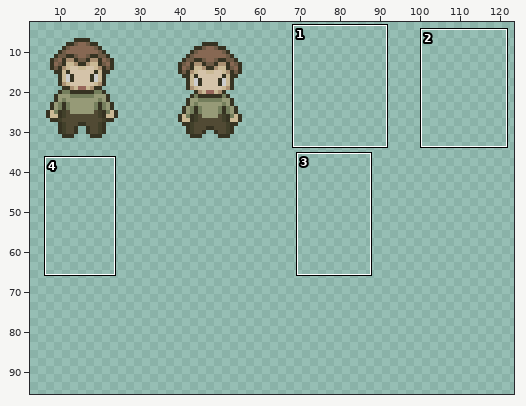
One commit to this pixel-art file: assets/01_characters/03_pnjs/cityHallMan-Sheet.aseprite. The picture above shows the old version from afar; the outline marks the close-up.
Close-up. Old version:
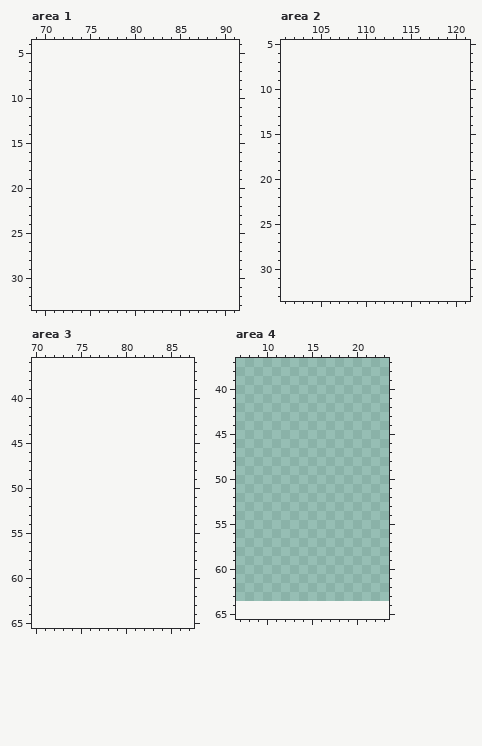
64x64 pixels, 1 frame. Shown: area 1: x 69..91, y 4..33; area 2: x 101..121, y 5..33; area 3: x 70..87, y 36..65; area 4: x 7..23, y 37..65. The old version is drawn lined up with the new one, on the new canvas. The wide view leaves out empty margins. The commit also changed other parts of the picture, which this record leaves out.
After:
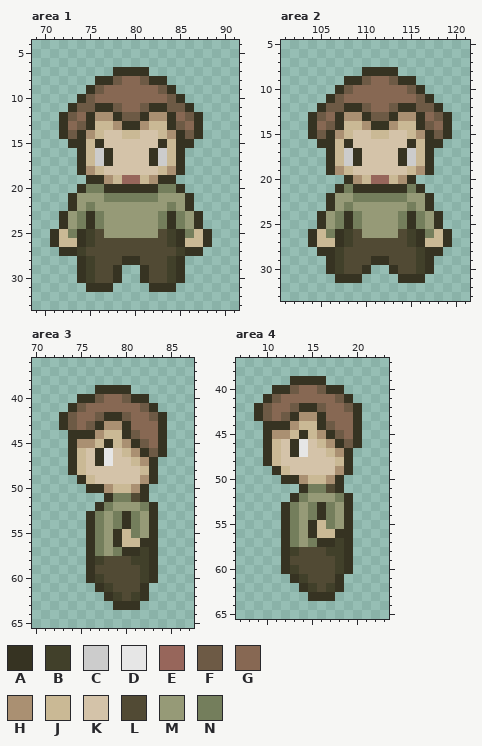
Palette (. is transparent): A #363322  B #41402a  C #cccccc  D #e6e6e6  E #97665b  F #6d5a45  G #876853  H #aa9072  J #cab995  K #d4c3a9  L #514a34  M #969a77  N #747e5c
Change:
canvas 64x64 -> 128x96
Changed rows in their new state; - is an unchanged pixel.
Area 1:
first column x 71:
 7 -------AAAA-------
 8 -----AAFGGFAA-----
 9 ----AFGGGGGGFA----
10 ---AFGGGGGGGGFA---
11 --AFFAAFGGFAAFFA--
12 -AFGAHHAFFAHHAGFA-
13 -AGFAJJHAAHJJAFGA-
14 -AFAHJKKJJKKJHAFA-
15 --AAJAKKKKKKAJAA--
16 ---AJCAKKKKACJA---
17 ---AJCAKKKKACJA---
18 ---AHJKKKKKKJHA---
19 ----AAHJEEJHAA----
20 ---ANNAAAAAANNA---
21 --AMMMNNNNNNMMMA--
22 --AMNMMMMMMMMNMA--
23 -AMNANMMMMMMNANMA-
24 -AMNANMMMMMMNANMA-
25 AJNABLMMMMMMLBANJA
26 AJJABLLLLLLLLBAJJA
27 -AABLLLLLLLLLLBAA-
28 ---ABLLLAALLLBA---
29 ---ABLLA--ALLBA---
30 ---ABLLA--ALLBA---
31 ----AAA----AAA----
Area 2:
first column x 104:
 8 ------AAAA------
 9 ----AAFGGFAA----
10 ---AFGGGGGGFA---
11 --AFGGGGGGGGFA--
12 -AFFAAFGGFAAFFA-
13 AFGAHHAFFAHHAGFA
14 AGFAJJHAAHJJAFGA
15 AFAHJKKJJKKJHAFA
16 -AAJAKKKKKKAJAA-
17 --AJCAKKKKACJA--
18 --AJCAKKKKACJA--
19 --AHJKKKKKKJHA--
20 ----AHJEEJHA----
21 ---ANAAAAAANA---
22 --AMMNNNNNNMMA--
23 --AMNMMMMMMNMA--
24 -AMNANMMMMNANMA-
25 -AMNANMMMMNANMA-
26 AJNABLMMMMLBANJA
27 AJJABLLLLLLBAJJA
28 -AABLLLLLLLLBAA-
29 --ABLLLAALLLBA--
30 --ABLLA--ALLBA--
31 ---AAA----AAA---
Area 3:
first column x 73:
39 ----AAAA----
40 --AAFGGFAA--
41 -AFGGGGGGFA-
42 AFGGFAAFGGFA
43 AFGFAHHAGGGA
44 -AAAHJJAFGGA
45 -AHHJAJHAFGA
46 -AJKADKJHAFA
47 -AJKADKKJHA-
48 -AJKKKKKKJA-
49 --AJKKKKKHA-
50 ---AAHJJHA--
51 -----ANNLA--
52 ----ANMMMNA-
53 ---ANMNANMA-
54 ---ANMNANMA-
55 ---ANMAJNMA-
56 ---ANMAJJAA-
57 ---ANMNAABA-
58 ---ABLLLBBA-
59 ---ALLLLLBA-
60 ---ABLLLLBA-
61 ----ABLLLA--
62 -----ABLBA--
63 ------AAA---
Area 4:
first column x 9:
39 ----AAAA----
40 --AAFGGFAA--
41 -AFGGGGGGFA-
42 AFGGFAAFGGFA
43 AFGFAHHAGGGA
44 -AAAHJJAFGGA
45 -AHHJAJHAFGA
46 -AJKADKJHAFA
47 -AJKADKKJHA-
48 -AJKKKKKKJA-
49 --AJKKKKKHA-
50 ---AAHJJHA--
51 -----ANNLA--
52 ----ANMMMNA-
53 ---ANMNANMA-
54 ---ANMNANMA-
55 ---ANMAJNMA-
56 ---ANMAJJAA-
57 ---ANMNAABA-
58 ---ABLLLBBA-
59 ---ALLLLLBA-
60 ---ABLLLLBA-
61 ----ABLLLA--
62 -----ABLBA--
63 ------AAA---
